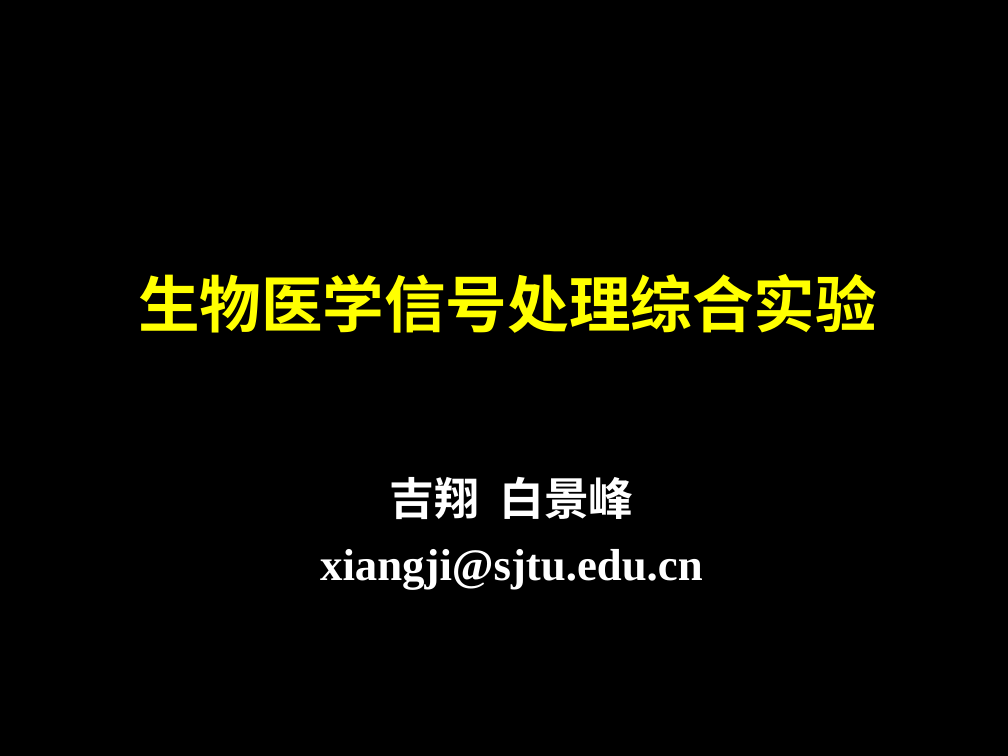
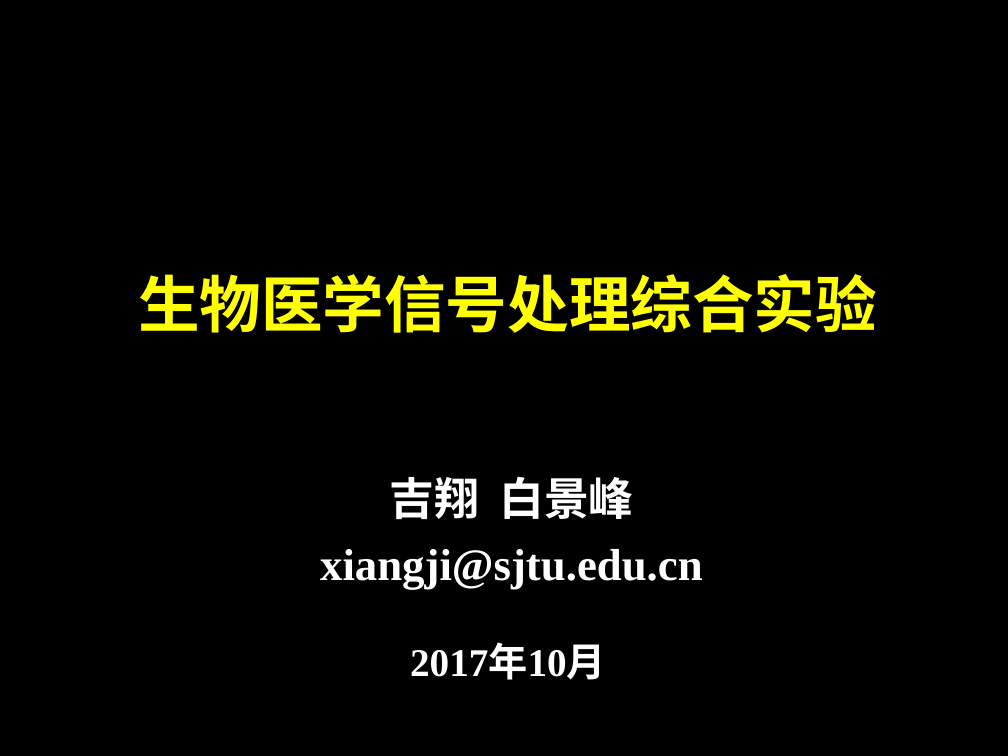
Before and after one commit to SJTUCourse/BI450, a slide deck: slide 1 of Lectures/2017 Fall/Lecture 2/Lecture 2.ppt. Drawn at 1008x756 pixels with LibreOffice and Linux fonts; fonts in the diff are those of the drawing. Boxes give left, top, right and bottom in pixels: in the first picture for what was removed or moved away, otherwise in the second. Text is boxed around its words. In the diff, an @@ line names an element or a change of style, - is before the commit and + after.

```diff
--- a/Lectures/2017 Fall/Lecture 2/Lecture 2.ppt
+++ b/Lectures/2017 Fall/Lecture 2/Lecture 2.ppt
@@ text added at box(410, 645, 606, 680), 28 pt, text #FFFFFF, bold @@
+2017年10月
```
Also in this commit, not shown: 2 other slides changed, 5 slides added, 8 slides removed, 2 other files.
